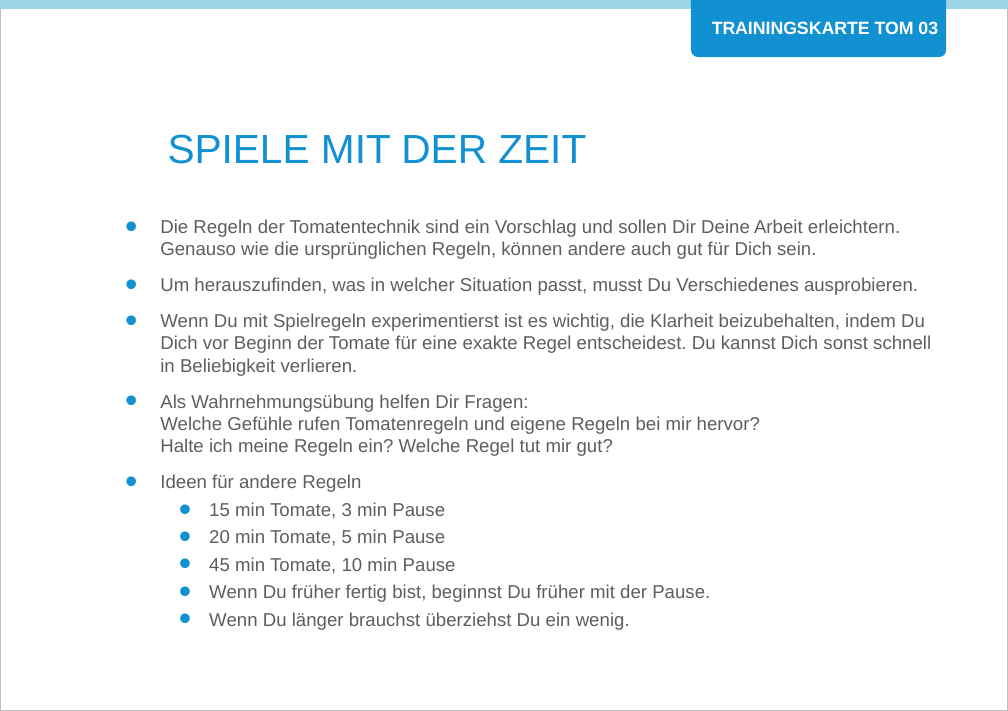
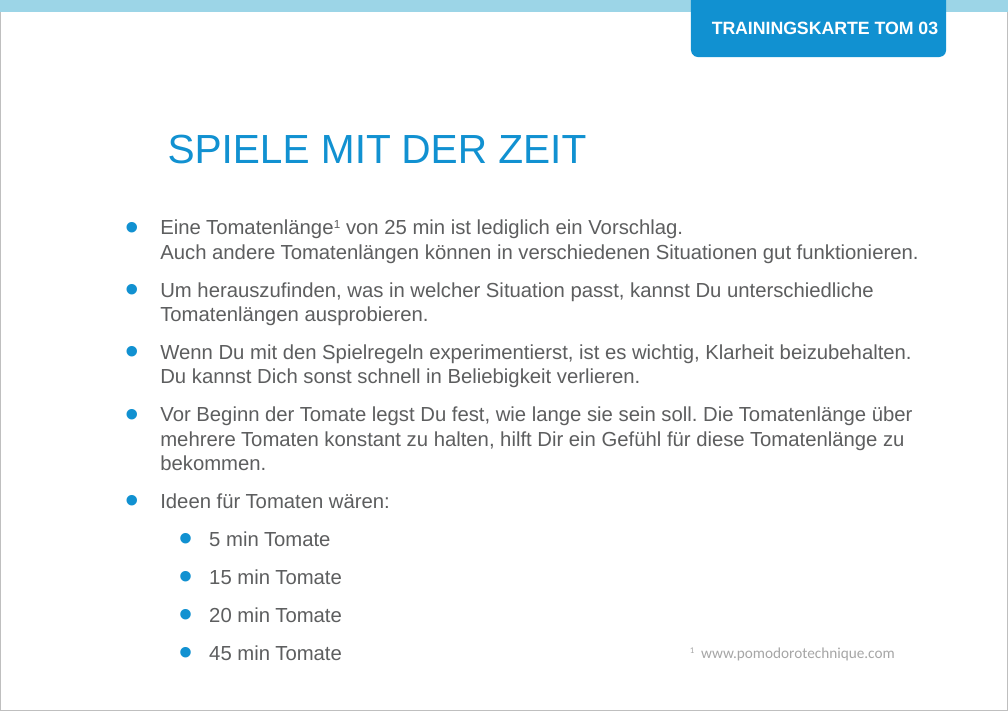
Before and after one commit to Teamtool/training-materials, a slide deck: slide 1 of agile moves/Tomatoes (TOM)/ger/apprentice/ger_TOM_03_Spiele_mit_der_Zeit_AM_A.pptx. Drawn at 1008x711 pixels with LibreOffice and Linux fonts; fonts in the diff are those of the drawing; background and template pictures are left out. Boxes give left, top, right and bottom in pixels: in the first picture for what was removed or moved away, otherwise in the second. Text is boxed around its words. In the diff, an @@ line names an element or a change of style, - is before the commit and + after.

```diff
--- a/agile moves/Tomatoes (TOM)/ger/apprentice/ger_TOM_03_Spiele_mit_der_Zeit_AM_A.pptx
+++ b/agile moves/Tomatoes (TOM)/ger/apprentice/ger_TOM_03_Spiele_mit_der_Zeit_AM_A.pptx
@@ text at <box>160,219,919,660</box>: text changed; size 11 to 12 pt @@
-• Die Regeln der Tomatentechnik sind ein Vorschlag und sollen Dir Deine Arbeit erleichtern. Genauso wie die ursprünglichen Regeln, können andere auch gut für Dich sein.
-• Um herauszufinden, was in welcher Situation passt, musst Du Verschiedenes ausprobieren.
-• Wenn Du mit Spielregeln experimentierst ist es wichtig, die Klarheit beizubehalten, indem Du Dich vor Beginn der Tomate für eine exakte Regel entscheidest. Du kannst Dich sonst schnell in Beliebigkeit verlieren.
-• Als Wahrnehmungsübung helfen Dir Fragen:
-  Welche Gefühle rufen Tomatenregeln und eigene Regeln bei mir hervor?
-  Halte ich meine Regeln ein? Welche Regel tut mir gut?
-• Ideen für andere Regeln
-  • 15 min Tomate, 3 min Pause
-  • 20 min Tomate, 5 min Pause
-  • 45 min Tomate, 10 min Pause
-  • Wenn Du früher fertig bist, beginnst Du früher mit der Pause.
-  • Wenn Du länger brauchst überziehst Du ein wenig.
+• Eine Tomatenlänge1 von 25 min ist lediglich ein Vorschlag.
+  Auch andere Tomatenlängen können in verschiedenen Situationen gut funktionieren.
+• Um herauszufinden, was in welcher Situation passt, kannst Du unterschiedliche Tomatenlängen ausprobieren.
+• Wenn Du mit den Spielregeln experimentierst, ist es wichtig, Klarheit beizubehalten. Du kannst Dich sonst schnell in Beliebigkeit verlieren.
+• Vor Beginn der Tomate legst Du fest, wie lange sie sein soll. Die Tomatenlänge über mehrere Tomaten konstant zu halten, hilft Dir ein Gefühl für diese Tomatenlänge zu bekommen.
+• Ideen für Tomaten wären:
+  • 5 min Tomate
+  • 15 min Tomate
+  • 20 min Tomate
+  • 45 min Tomate
@@ text added at <box>690,647,895,661</box>, 9 pt, text #A6A6A6 @@
+1 www.pomodorotechnique.com
```
Also in this commit, not shown: 1 slide added, 1 slide removed, 1 other file.
